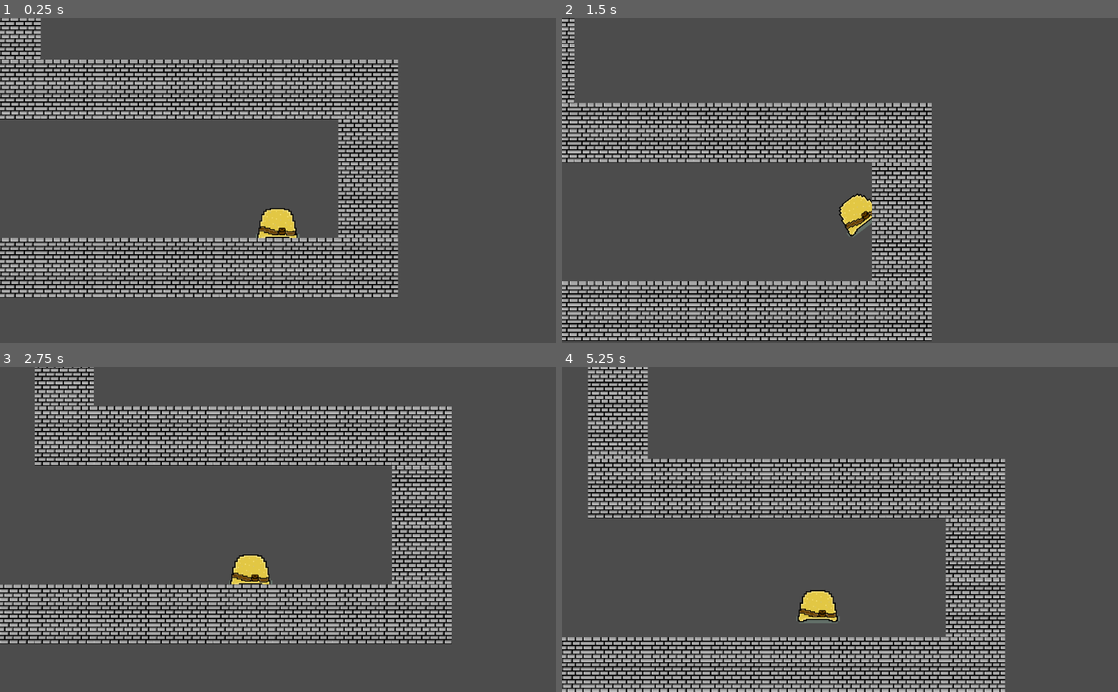
Above: before the commit, frames 1-4 (two rows, left to right).
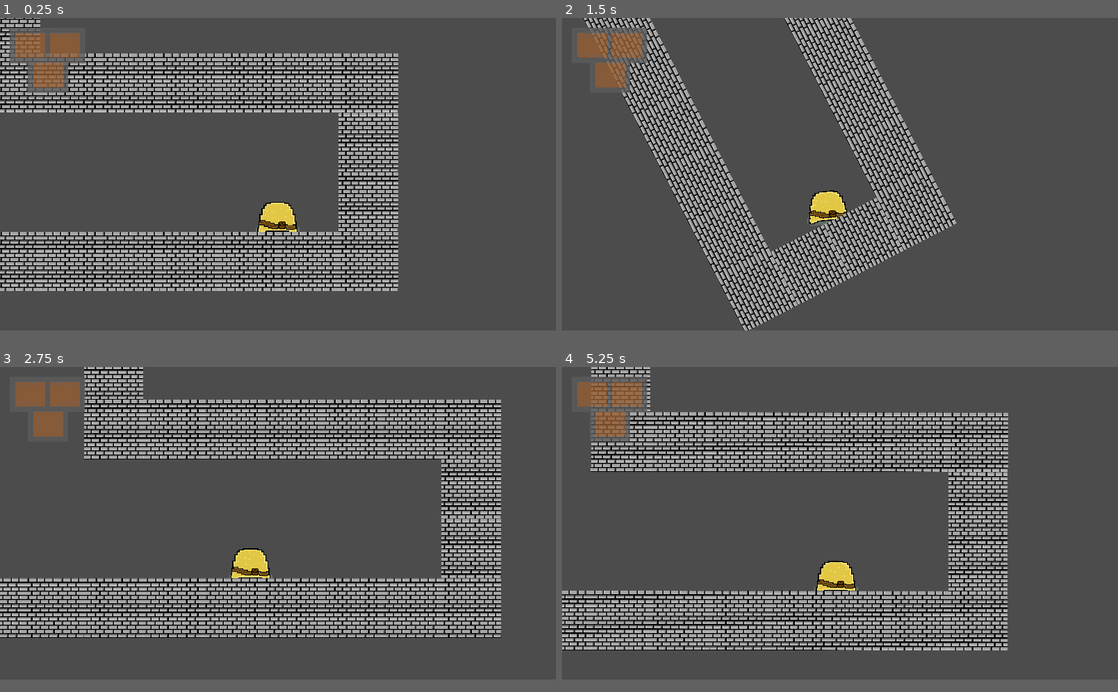
Above: after the commit, the same moments.

Repository: Godot-clif-Project/Blob
Game: Godot game, scene res://base.tscn
Same seed, same stepped clock (60 frames per second), same inputs: the game is played once before the commit and once after it.
Inputs:
- Up to frame 1 (0.25 s): no input
- Up to frame 2 (1.5 s): hold D (move right) from 0.53 s (still down); tap Space (jump) at 0.77 s
- Up to frame 3 (2.75 s): tap Space (jump) at 1.52 s; release D (move right) at 2.03 s; hold A (move left) from 2.03 s (still down)
- Up to frame 4 (5.25 s): release A (move left) at 2.78 s; hold D (move right) 2.78-4.28 s; tap Space (jump) at 3.02, 3.77, 4.52 s; hold A (move left) 4.28-5.03 s; hold D (move right) from 5.03 s (still down)
In our replay, the window is 800x468 before the commit and 800x450 after it. These sizes can differ from the game's own. Grey fills any space a smaller window leaves; there, only what the larger window draws over its background counts as a difference.

The runs differ from the first frame. In frame 1, 30% of the frame differs, in the area x 0-72%, y 0-87%; in frame 2, 35%; in frame 3, 39%; in frame 4, 42%, in the area x 0-81%, y 0-100%.

Commit message:
Added inventory and made camera rotate

Diff:
--- a/TrokaraScripts/wall_sticker.gd
+++ b/TrokaraScripts/wall_sticker.gd
@@ -3,6 +3,7 @@
 
 
 export var reorientation_weight := 12.0
+export var falling_reorientation_weight := 4.0
 export var jump_path: NodePath = "CharacterJump"
 
 onready var jump_node: CharacterJump = get_node(jump_path)
@@ -13,4 +14,4 @@
 		rotate(global_transform.y.angle_to(- floor_collision[SerialEnums.NORMAL]) * reorientation_weight * delta)
 
 	else:
-		rotate(global_transform.y.angle_to(down_vector) * reorientation_weight * delta)
+		rotate(global_transform.y.angle_to(down_vector) * falling_reorientation_weight * delta)
--- a/base.tscn
+++ b/base.tscn
@@ -1,7 +1,8 @@
-[gd_scene load_steps=3 format=2]
+[gd_scene load_steps=4 format=2]
 
 [ext_resource path="res://TileMap.tscn" type="PackedScene" id=1]
 [ext_resource path="res://Actors/Player.tscn" type="PackedScene" id=2]
+[ext_resource path="res://RunInventory.png" type="Texture" id=3]
 
 [node name="base" type="Node2D"]
 
@@ -13,6 +14,7 @@
 
 [node name="Camera2D" type="Camera2D" parent="KinematicBody2D"]
 position = Vector2( 0, -500 )
+rotating = true
 current = true
 zoom = Vector2( 7, 7 )
 smoothing_enabled = true
@@ -20,4 +22,24 @@
 [node name="TileMap" parent="." instance=ExtResource( 1 )]
 tile_data = PoolIntArray( -1114095, 1073741824, 0, -1114094, 1073741824, 0, -1114093, 1073741824, 0, -1114092, 10737418 …(6784 unchanged characters)…
 
+[node name="CanvasLayer" type="CanvasLayer" parent="."]
+
+[node name="RunInventory" type="TextureRect" parent="CanvasLayer"]
+modulate = Color( 1, 1, 1, 0.8 )
+anchor_left = 0.014
+anchor_top = -0.025
+anchor_right = 0.164
+anchor_bottom = 0.242
+margin_left = -0.466494
+margin_top = 0.178168
+margin_right = 613.933
+margin_bottom = 614.386
+grow_horizontal = 2
+grow_vertical = 2
+rect_scale = Vector2( 0.2, 0.2 )
+texture = ExtResource( 3 )
+__meta__ = {
+"_edit_use_anchors_": false
+}
+
 [editable path="KinematicBody2D"]
--- a/project.godot
+++ b/project.godot
@@ -64,6 +64,12 @@
 
 settings/stdout/print_fps=true
 
+[display]
+
+window/size/height=576
+window/stretch/mode="2d"
+window/stretch/aspect="keep"
+
 [input]
 
 "move up"={
Binary file added: RunInventory.png
Not shown, added: RunInventory.png.import
